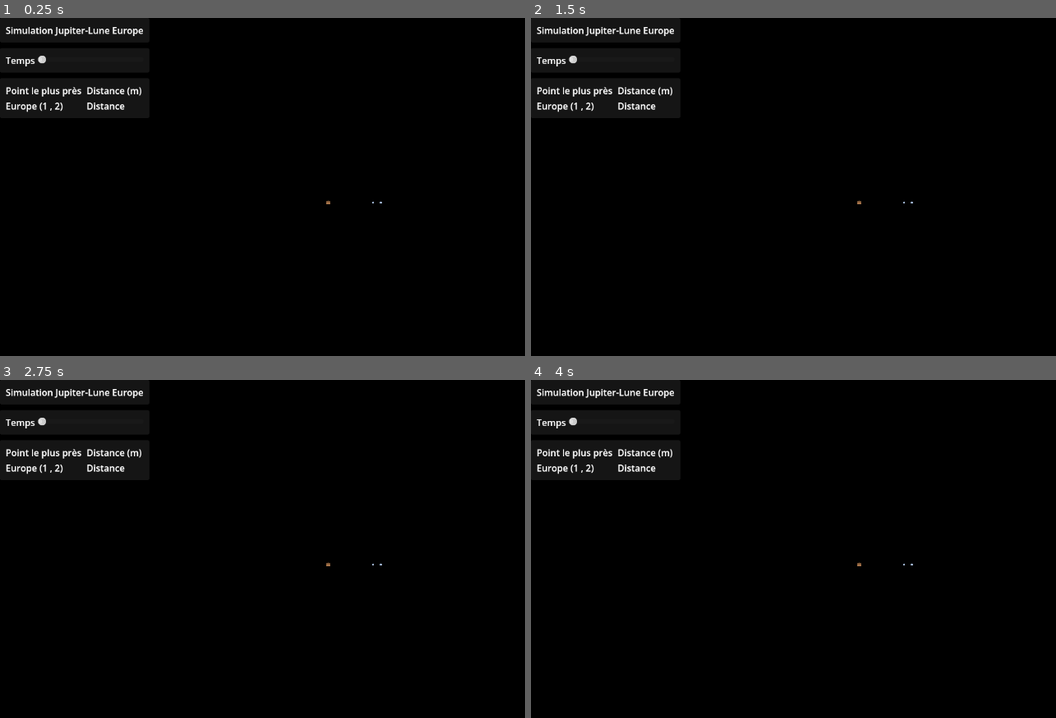
Above: before the commit, frames 1-4 (two rows, left to right).
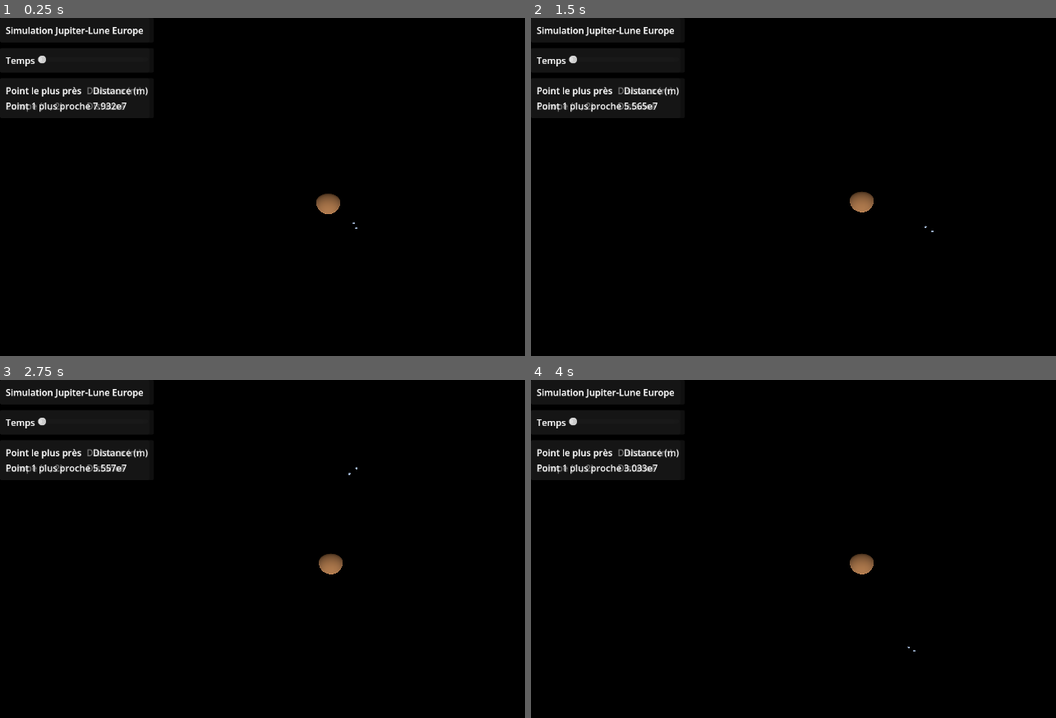
Above: after the commit, the same moments.

Repository: clementboye-dot/synchronisation-orbitale
Game: Godot game, scene res://main.tscn
Same seed, same stepped clock (60 frames per second), same inputs: the game is played once before the commit and once after it.
Inputs:
- Up to frame 1 (0.25 s): no input
- Up to frame 2 (1.5 s): tap Enter at 0.5 s
- Up to frame 3 (2.75 s): no input
- Up to frame 4 (4 s): no input

The runs differ from the first frame. In frame 1, 0.7% of the frame differs, in the area x 1-73%, y 20-63%; in frame 2, 0.7%; in frame 3, 0.7%; in frame 4, 0.7%.
Error before the commit: Invalid access to property or key 'v_i' on a base object of type 'Nil'. (res://Astre.gd:104)

Commit message:
dernieres finitions ish

Diff:
--- a/Astre.gd
+++ b/Astre.gd
@@ -45,6 +45,7 @@
 	position = conv_position_reelle_a_simulee(r_i)
 
 	#---VITESSE INITIALE---#
+	print(vitesse_initiale)
 	v_i = vitesse_initiale * Vector3(0, 0, 1)
 
 	periode = 2 * PI * r_i.length() / v_i.length()
--- a/interface.gd
+++ b/interface.gd
@@ -2,9 +2,9 @@
 class_name Interface
 
 @export_group("Lune")
-@onready var europe1 = get_parent().get_node("node_3d/Europe1")
-@onready var europe2 = get_parent().get_node("node_3d/Europe2")
-@onready var jupiter = get_parent().get_node("node_3d/Jupiter")
+@export var europe1 : Astre
+@export var europe2 : Astre
+
 
 @export var label_plus_proche : Label
 @export var distance : Label
@@ -21,18 +21,17 @@
 
 # Called every frame. 'delta' is the elapsed time since the previous frame.
 func _process(delta: float) -> void:
-	if not europe1 or not europe2 or not jupiter:
+	if not europe1 or not europe2 :
 		return
-	var d1 = (europe1.r_i - jupiter.r_i).length()
-	var d2 = (europe2.r_i - jupiter.r_i).length()
+	var d1 = (europe1.r_i).length()
+	var d2 = (europe2.r_i).length()
 
 	if d1 < d2 :
 		label_plus_proche.text = "Point 1 plus proche"
 	else:
 		label_plus_proche.text = "Point 2 plus proche"
 
-	var dist = (europe1.r_i - europe2.r_i).length()
-	distance.text = "Distance: " + format_scientifique(dist)
+	distance.text = format_scientifique((europe2.r_i - europe1.r_i).length())
 
 func format_scientifique(valeur : float) -> String:
 	"""Converti en format scientifique les nombres décimaux avec 3 décimales
--- a/interface.tscn
+++ b/interface.tscn
@@ -10,8 +10,8 @@
 grow_horizontal = 2
 grow_vertical = 2
 script = ExtResource("1_rh14k")
-label_plus_proche = NodePath("VBoxContainer/PanelContainer2/MarginContainer/GridContainer/Point le plus près")
-distance = NodePath("VBoxContainer/PanelContainer2/MarginContainer/GridContainer/Distance")
+label_plus_proche = NodePath("VBoxContainer/PanelContainer2/MarginContainer/GridContainer/Valeur")
+distance = NodePath("VBoxContainer/PanelContainer2/MarginContainer/GridContainer/Valeur_distance")
 slider_temps = NodePath("VBoxContainer/Temps/MarginContainer/GridContainer/HSlider")
 
 [node name="VBoxContainer" type="VBoxContainer" parent="." unique_id=763471649]
--- a/node_3d.tscn
+++ b/node_3d.tscn
@@ -41,18 +41,6 @@
 [node name="Jupiter" type="RigidBody3D" parent="." unique_id=1419220997]
 gravity_scale = 0.0
 
-script = ExtResource("1_a202f")
-periode_relative = null
-min_distance_simulee = null
-max_distance_simulee = null
-min_distance_reelle = null
-max_distance_reelle = null
-masse = null
-masse_corps_rotation = null
-rayon_initial = null
-etapes_calcul_par_ecran = null
-
-
 [node name="MeshInstance3D" type="MeshInstance3D" parent="Jupiter" unique_id=1057719405]
 transform = Transform3D(5, 0, 0, 0, 5, 0, 0, 0, 5, 0, 0, 0)
 mesh = SubResource("SphereMesh_a202f")
@@ -61,7 +49,6 @@
 [node name="CollisionShape3D" type="CollisionShape3D" parent="Jupiter" unique_id=186424970]
 transform = Transform3D(5, 0, 0, 0, 5, 0, 0, 0, 5, 0, 0, 0)
 shape = SubResource("SphereShape3D_noarx")
-
 
 [node name="Europe1" type="RigidBody3D" parent="." unique_id=1983618798 node_paths=PackedStringArray("centre_rotation", "autre_point")]
 script = ExtResource("1_a202f")
@@ -87,10 +74,17 @@
 transform = Transform3D(0.5, 0, 0, 0, 0.5, 0, 0, 0, 0.5, 5, 0, 0)
 shape = SubResource("SphereShape3D_a0tk4")
 
+[node name="MeshInstance3D2" type="MeshInstance3D" parent="Europe1" unique_id=1286515716]
+transform = Transform3D(0.5, 0, 0, 0, 0.5, 0, 0, 0, 0.5, 5, 0, 0)
+mesh = SubResource("SphereMesh_noarx")
+surface_material_override/0 = SubResource("StandardMaterial3D_a202f")
+
+[node name="CollisionShape3D2" type="CollisionShape3D" parent="Europe1" unique_id=2016755382]
+transform = Transform3D(0.5, 0, 0, 0, 0.5, 0, 0, 0, 0.5, 5, 0, 0)
+shape = SubResource("SphereShape3D_a0tk4")
+
 [node name="Europe2" type="RigidBody3D" parent="." unique_id=1170303323 node_paths=PackedStringArray("centre_rotation", "autre_point")]
-
 transform = Transform3D(1, 0, 0, 0, 1, 0, 0, 0, 1, 0, 0.092134476, 0)
-
 script = ExtResource("1_a202f")
 centre_rotation = NodePath("../Jupiter")
 autre_point = NodePath("../Europe1")
@@ -105,9 +99,7 @@
 vitesse_initiale = 17741.25
 etapes_calcul_par_ecran = 20
 
-
 [node name="MeshInstance3D" type="MeshInstance3D" parent="Europe2" unique_id=123942423]
-
 transform = Transform3D(0.5, 0, 0, 0, 0.5, 0, 0, 0, 0.5, 6, 0, 0)
 mesh = SubResource("SphereMesh_4xowi")
 surface_material_override/0 = SubResource("StandardMaterial3D_a202f")
@@ -116,32 +108,6 @@
 transform = Transform3D(0.5, 0, 0, 0, 0.5, 0, 0, 0, 0.5, 6, 0, 0)
 shape = SubResource("SphereShape3D_a202f")
 
-
-script = ExtResource("1_a202f")
-centre_rotation = NodePath("../Jupiter")
-periode_relative = 1.0
-min_distance_simulee = 3.0
-max_distance_simulee = 6.0
-min_distance_reelle = 600000000.0
-max_distance_reelle = 700000000.0
-masse = 2.4e+22
-masse_jupiter = 1.989e+27
-rayon_initial = 652377000.0
-etapes_calcul_par_ecran = 1
-
-
-[node name="MeshInstance3D" type="MeshInstance3D" parent="Europe1" unique_id=1630661660]
-
-transform = Transform3D(0.5, 0, 0, 0, 0.5, 0, 0, 0, 0.5, 5, 0, 0)
-mesh = SubResource("SphereMesh_noarx")
-surface_material_override/0 = SubResource("StandardMaterial3D_a202f")
-
-[node name="CollisionShape3D" type="CollisionShape3D" parent="Europe1" unique_id=441596831]
-transform = Transform3D(0.5, 0, 0, 0, 0.5, 0, 0, 0, 0.5, 5, 0, 0)
-shape = SubResource("SphereShape3D_a0tk4")
-
-
-
 [node name="CanvasLayer" type="CanvasLayer" parent="." unique_id=122061688]
 
 [node name="Interface" parent="CanvasLayer" unique_id=179260748 node_paths=PackedStringArray("europe1", "europe2") instance=ExtResource("2_noarx")]
